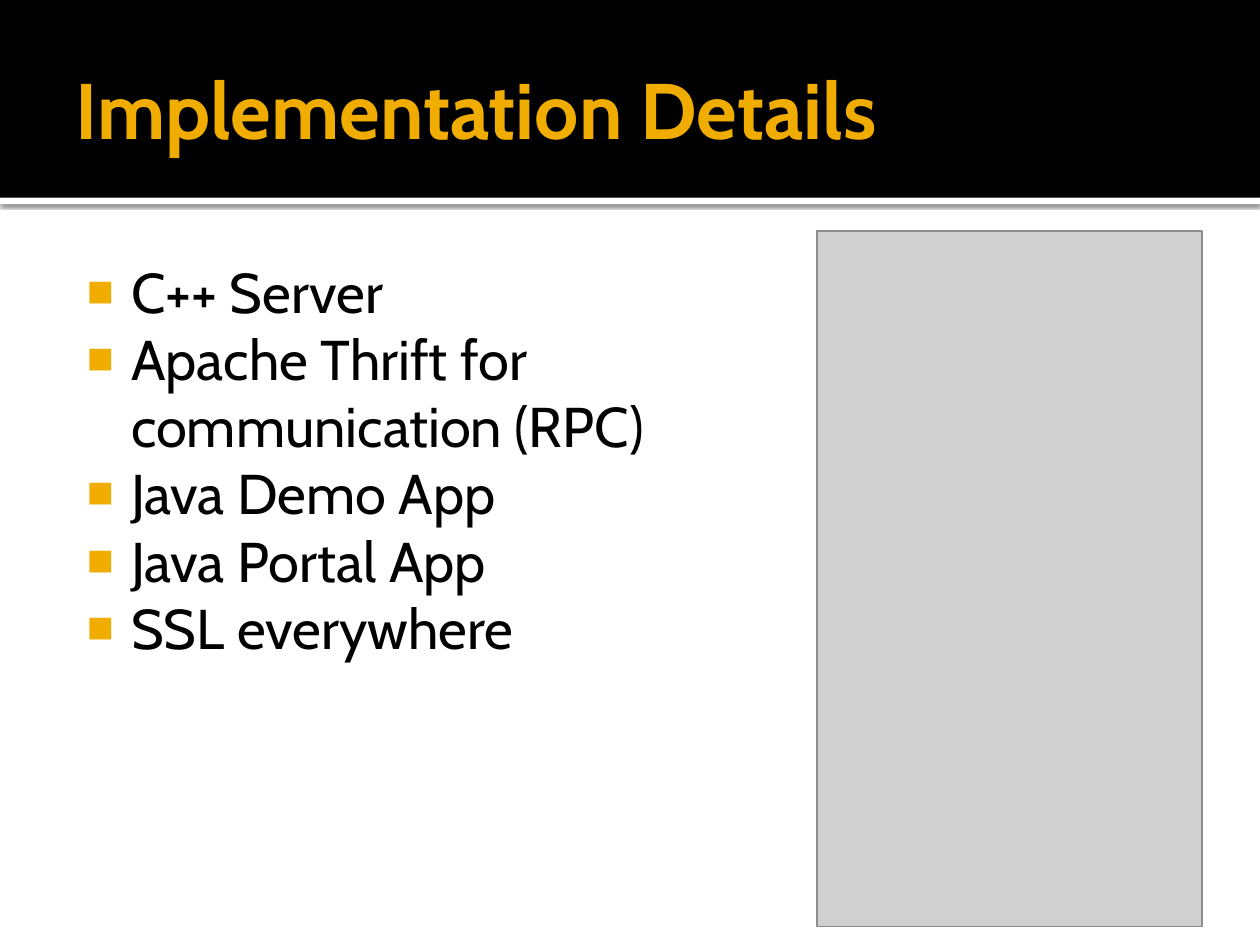
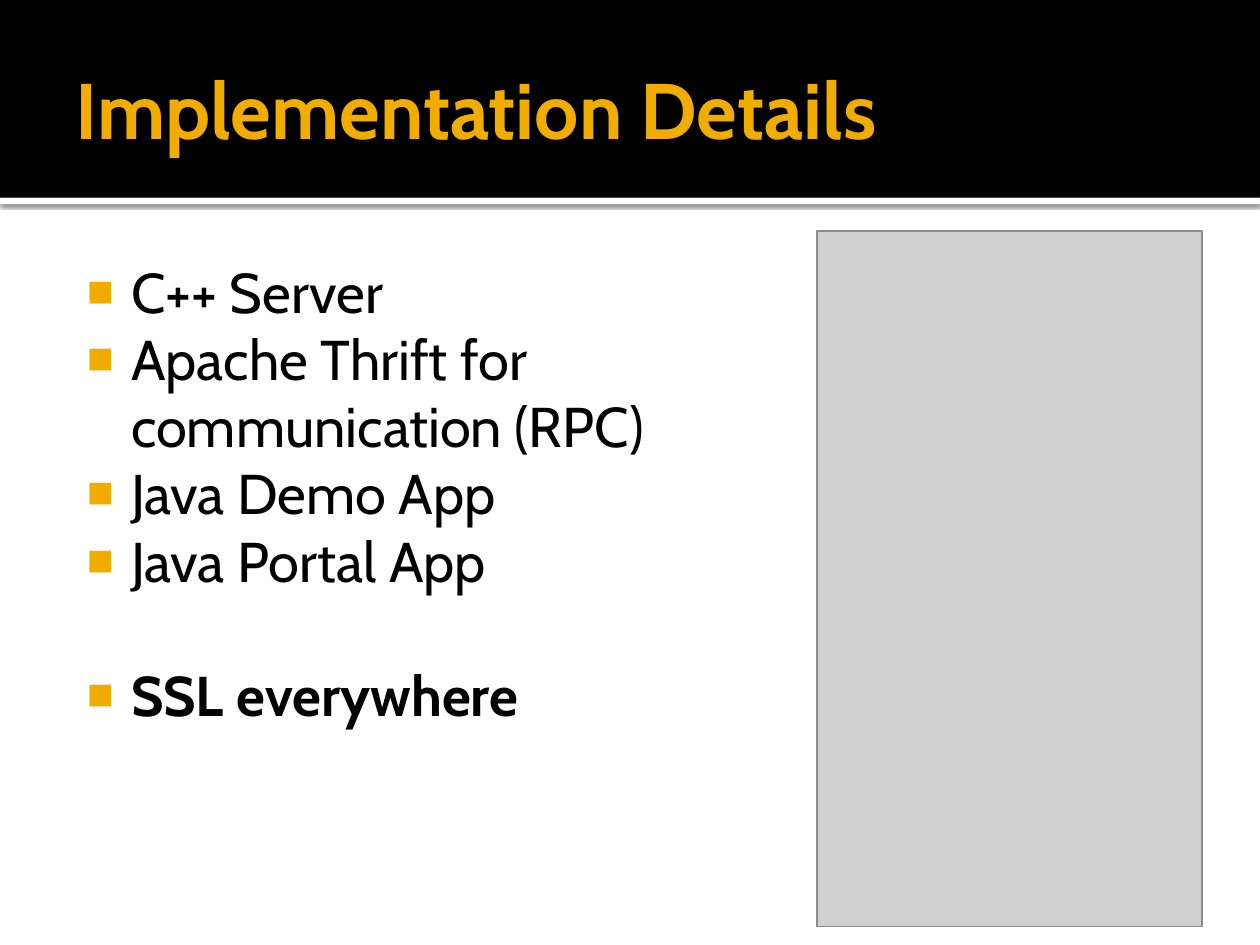
Before and after one commit to jrobe/cs5490, a slide deck: slide 13 of presentation/Third Party Encrypted Storage.pptx (slide 9 before the commit). Drawn at 1260x945 pixels with LibreOffice and Linux fonts; fonts in the diff are those of the drawing; grey boxes stand for pictures. Boxes give left, top, right and bottom in pixels: in the first picture for what was removed or moved away, otherwise in the second. Text is boxed around its words. In the diff, an @@ line names an element or a change of style, - is before the commit and + after.

```diff
--- a/presentation/Third Party Encrypted Storage.pptx
+++ b/presentation/Third Party Encrypted Storage.pptx
@@ text at bbox=[131, 674, 519, 728]: bold on in "SSL everywhere" @@
```
Also in this commit, not shown: 4 other slides changed, 4 slides added.
